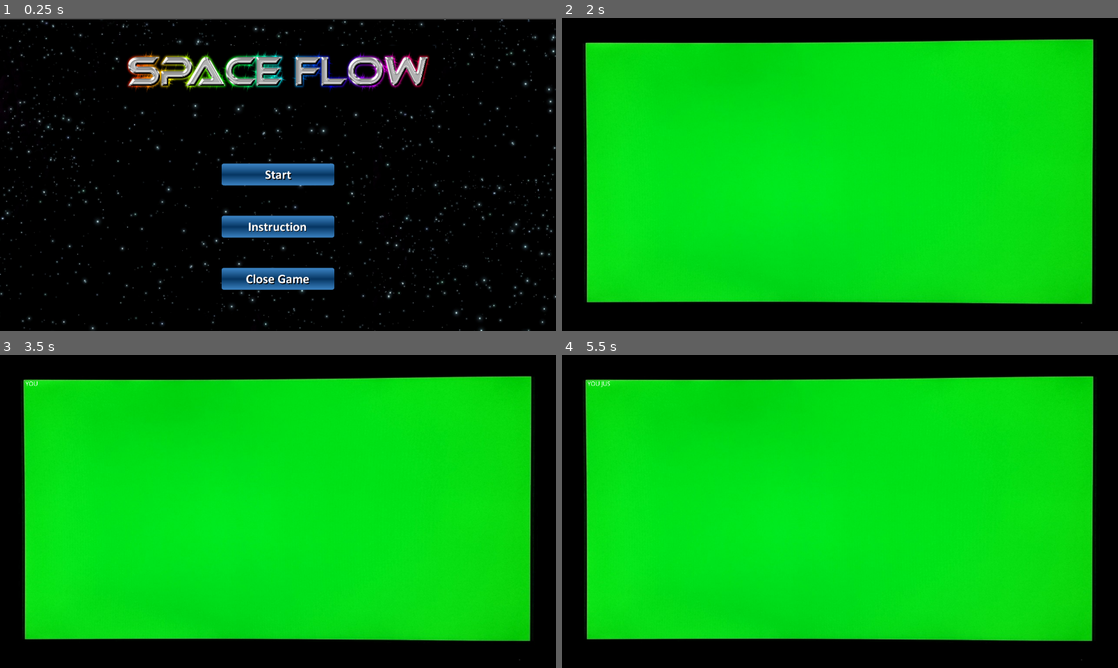
Above: before the commit, frames 1-4 (two rows, left to right).
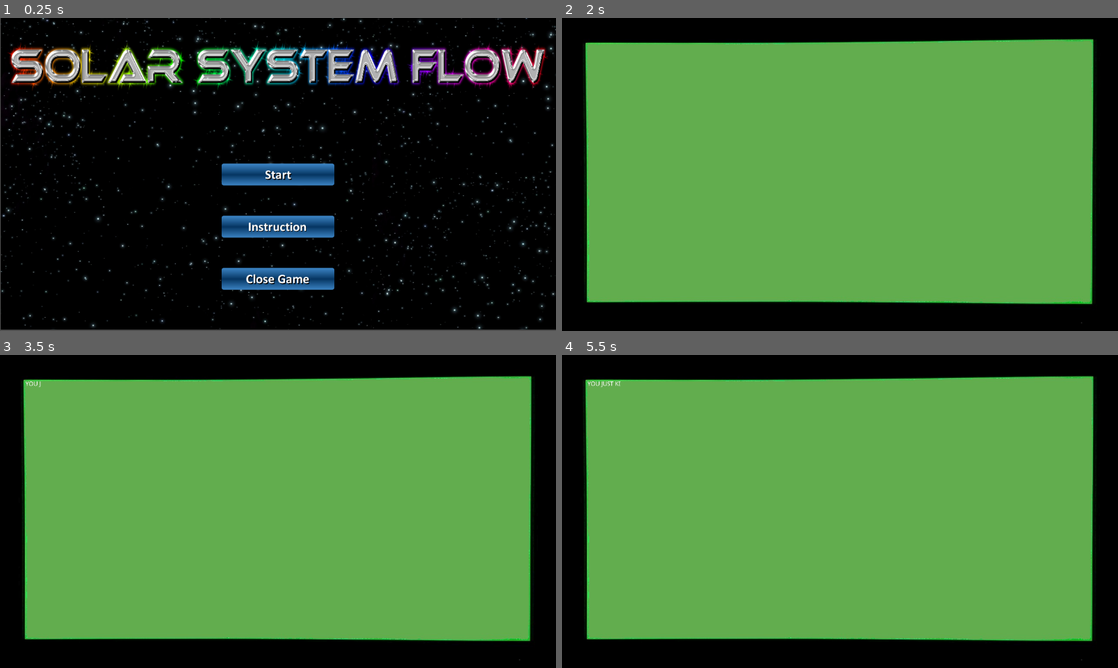
Above: after the commit, the same moments.

Repository: kurczak500/spaceFlow
Game: Godot game, scene res://Root.tscn
Same seed, same stepped clock (60 frames per second), same inputs: the game is played once before the commit and once after it.
Inputs (mouse positions are in pixels of both pictures, inside the frame that each line leads up to):
- Up to frame 1 (0.25 s): no input
- Up to frame 2 (2 s): tap Enter at 0.5 s; move the mouse to (962, 158) at 0.52 s; hold Right (ui_right) 0.53-1.25 s; click (962, 158) at 0.67 s; tap Space at 1.25 s; drag from (728, 190) to (812, 237) at 1.27 s
- Up to frame 3 (3.5 s): move the mouse to (333, 442) at 2.02 s; hold Right (ui_right) 2.03-2.75 s; click (333, 442) at 2.17 s; tap Enter at 2.75 s; drag from (250, 574) to (111, 464) at 2.77 s
- Up to frame 4 (5.5 s): move the mouse to (1006, 558) at 3.52 s; hold Left (ui_left) 3.53-4.25 s; click (1006, 558) at 3.67 s; tap Space at 4.25 s; drag from (673, 464) to (756, 433) at 4.27 s; tap Enter at 5 s; move the mouse to (867, 511) at 5.02 s; hold Down (ui_down) from 5.03 s (still down); click (867, 511) at 5.17 s

The runs differ from the first frame. In frame 1, 14% of the frame differs, in the area x 0-100%, y 0-100%; in frame 2, 75%, in the area x 4-96%, y 7-92%; in frame 3, 75%; in frame 4, 75%.

Commit message:
masa zmian

Diff:
--- a/Asteroid.gd
+++ b/Asteroid.gd
@@ -1,22 +1,19 @@
 extends Node2D
 
-var asteroids = ["SmallAsteroid", "MediumAsteroid", "BigAsteroid"]
 var velocity = Vector2(0, 0)
 
 var STARTX = 1400
 var SIZEY = 720
+var REMOVE = -100
 
 onready var player = get_node("..//Player")
 
 func _ready():
-	randomize()
 	position = Vector2(STARTX, randi()%SIZEY)
 
-func Init(asteroid):
-	var node_object = get_node(asteroids[asteroid]).show()
+func _process(delta):
+	velocity = Vector2(player.speed * 0.0001, 0)
+	position -= velocity
 
-func _process(delta):
-#	# Called every frame. Delta is time since last frame.
-#	# Update game logic here.
-	velocity = Vector2(player.speed * 0.1, 0)
-	position -= velocity
+	if(position.x < REMOVE):
+		self.queue_free()
--- a/Asteroid.tscn
+++ /dev/null
@@ -1,26 +0,0 @@
-[gd_scene load_steps=5 format=2]
-
-[ext_resource path="res://Asteroid.gd" type="Script" id=1]
-[ext_resource path="res://resources/mediumAsteroid.png" type="Texture" id=2]
-[ext_resource path="res://resources/smallAsteroid.png" type="Texture" id=3]
-[ext_resource path="res://resources/BigAsteroid.png" type="Texture" id=4]
-
-[node name="Asteroid" type="Node2D" index="0"]
-
-script = ExtResource( 1 )
-_sections_unfolded = [ "Visibility" ]
-
-[node name="MediumAsteroid" type="Sprite" parent="." index="0"]
-
-visible = false
-texture = ExtResource( 2 )
-
-[node name="SmallAsteroid" type="Sprite" parent="." index="1"]
-
-visible = false
-texture = ExtResource( 3 )
-
-[node name="BigAsteroid" type="Sprite" parent="." index="2"]
-
-visible = false
-texture = ExtResource( 4 )
--- /dev/null
+++ b/AsteroidArea.gd
@@ -0,0 +1,14 @@
+extends Area2D
+
+func _ready():
+	# Called when the node is added to the scene for the first time.
+	# Initialization here
+	connect("area_entered",self,"area_entered")
+
+#func _process(delta):
+#	# Called every frame. Delta is time since last frame.
+#	# Update game logic here.
+#	pass
+
+func area_entered(body):
+	print(body.get_name())
--- /dev/null
+++ b/BigAsteroid.tscn
@@ -0,0 +1,39 @@
+[gd_scene load_steps=5 format=2]
+
+[ext_resource path="res://Asteroid.gd" type="Script" id=1]
+[ext_resource path="res://resources/BigAsteroid.png" type="Texture" id=2]
+[ext_resource path="res://AsteroidArea.gd" type="Script" id=3]
+
+[sub_resource type="RectangleShape2D" id=1]
+
+custom_solver_bias = 0.0
+extents = Vector2( 10, 10 )
+
+[node name="BigAsteroid" type="Node2D" index="0"]
+
+script = ExtResource( 1 )
+_sections_unfolded = [ "Visibility" ]
+
+[node name="BigAsteroid" type="Sprite" parent="." index="0"]
+
+scale = Vector2( 0.5, 0.5 )
+texture = ExtResource( 2 )
+_sections_unfolded = [ "Transform" ]
+
+[node name="BigAsteroidArea" type="Area2D" parent="." index="1"]
+
+input_pickable = true
+gravity_vec = Vector2( 0, 1 )
+gravity = 98.0
+linear_damp = 0.1
+angular_damp = 1.0
+audio_bus_override = false
+audio_bus_name = "Master"
+script = ExtResource( 3 )
+
+[node name="BigAsteroidShape" type="CollisionShape2D" parent="BigAsteroidArea" index="0"]
+
+position = Vector2( 0.976293, -0.476028 )
+scale = Vector2( 13.9139, 13.74 )
+shape = SubResource( 1 )
+_sections_unfolded = [ "Transform" ]
--- /dev/null
+++ b/Bonus.tscn
@@ -0,0 +1,39 @@
+[gd_scene load_steps=5 format=2]
+
+[ext_resource path="res://Asteroid.gd" type="Script" id=1]
+[ext_resource path="res://resources/bonus.png" type="Texture" id=2]
+[ext_resource path="res://BonusArea.gd" type="Script" id=3]
+
+[sub_resource type="RectangleShape2D" id=1]
+
+custom_solver_bias = 0.0
+extents = Vector2( 10, 10 )
+
+[node name="Bonus" type="Node2D" index="0"]
+
+script = ExtResource( 1 )
+_sections_unfolded = [ "Visibility" ]
+
+[node name="BonusSprite" type="Sprite" parent="." index="0"]
+
+scale = Vector2( 2, 2 )
+texture = ExtResource( 2 )
+_sections_unfolded = [ "Transform" ]
+
+[node name="BonusArea" type="Area2D" parent="." index="1"]
+
+input_pickable = true
+gravity_vec = Vector2( 0, 1 )
+gravity = 98.0
+linear_damp = 0.1
+angular_damp = 1.0
+audio_bus_override = false
+audio_bus_name = "Master"
+script = ExtResource( 3 )
+
+[node name="BonusShape" type="CollisionShape2D" parent="BonusArea" index="0"]
+
+position = Vector2( 0.975719, 0.277155 )
+scale = Vector2( 5.10177, 5.10177 )
+shape = SubResource( 1 )
+_sections_unfolded = [ "Transform" ]
--- /dev/null
+++ b/BonusArea.gd
@@ -0,0 +1,14 @@
+extends Area2D
+
+func _ready():
+	# Called when the node is added to the scene for the first time.
+	# Initialization here
+	connect("area_entered",self,"area_entered")
+
+#func _process(delta):
+#	# Called every frame. Delta is time since last frame.
+#	# Update game logic here.
+#	pass
+
+func area_entered(body):
+	print(body)
--- a/Instruction.gd
+++ b/Instruction.gd
@@ -3,21 +3,25 @@
 var counter = 0
 onready var missionText = get_node("Mission")
 var currentSign = 0
-var SHOW = 30 #when show sign
+var SHOW = 20 #when show sign
 
-var tekst = """You just kidnapped new prototype spaceship near Sun.
+var text = """You just kidnapped new prototype spaceship near Sun.
+Bad news is that you lost automatic pilot and you must controll spaceship by yourself.
 This spaceship give you opportunity to leave solar system and reach new colony on Godot planet.
 This is your only chance to escape Earth. You have limited fuel so you must manage it properly.
 Spaceship isn't prepared for long travel. There is very little water and food.
 Because of that you have limited time to reach your target.
-Watch out for asteroids! Good Luck! You will need it :)"""
+Watch out for asteroids! Good Luck! You will need it :)
+
+Press ESC to go back to menu
+"""
 
 func _process(delta):
-	if(currentSign == tekst.length()):
+	if(currentSign == text.length()):
 		return
 
 	counter += 1
 	if(counter == SHOW):
-		missionText.text += tekst[currentSign].to_upper()
+		missionText.text += text[currentSign].to_upper()
 		currentSign += 1
 		counter = 0
--- a/Life.tscn
+++ b/Life.tscn
@@ -4,6 +4,9 @@
 [ext_resource path="res://resources/noLife.png" type="Texture" id=2]
 
 [node name="Life" type="Node2D" index="0"]
+
+z_index = 1
+_sections_unfolded = [ "Z Index" ]
 
 [node name="LifeIcon" type="Sprite" parent="." index="0"]
 
--- /dev/null
+++ b/MediumAsteroid.tscn
@@ -0,0 +1,40 @@
+[gd_scene load_steps=5 format=2]
+
+[ext_resource path="res://Asteroid.gd" type="Script" id=1]
+[ext_resource path="res://resources/mediumAsteroid.png" type="Texture" id=2]
+[ext_resource path="res://AsteroidArea.gd" type="Script" id=3]
+
+[sub_resource type="RectangleShape2D" id=1]
+
+custom_solver_bias = 0.0
+extents = Vector2( 10, 10 )
+
+[node name="Asteroid" type="Node2D" index="0"]
+
+script = ExtResource( 1 )
+_sections_unfolded = [ "Visibility" ]
+
+[node name="MediumAsteroid" type="Sprite" parent="." index="0"]
+
+scale = Vector2( 0.7, 0.7 )
+texture = ExtResource( 2 )
+_sections_unfolded = [ "Transform" ]
+
+[node name="MediumAsteroidArea" type="Area2D" parent="." index="1"]
+
+input_pickable = true
+gravity_vec = Vector2( 0, 0 )
+gravity = 0.0
+linear_damp = 0.1
+angular_damp = 1.0
+audio_bus_override = false
+audio_bus_name = "Master"
+script = ExtResource( 3 )
+_sections_unfolded = [ "Collision" ]
+
+[node name="MediumAsteroidShape" type="CollisionShape2D" parent="MediumAsteroidArea" index="0"]
+
+position = Vector2( 2.48315, -1.98369 )
+scale = Vector2( 13.5661, 13.9719 )
+shape = SubResource( 1 )
+_sections_unfolded = [ "Transform" ]
--- a/Player.gd
+++ b/Player.gd
@@ -11,10 +11,12 @@
 #vars
 var velocity = Vector2(ZERO, 0.0)
 var lifes = 0
-var thrust = 0
-var fuel = 0
-var distance = 0
-var speed = 0
+var thrust = 0.0
+var fuel = 0.0
+var distance = 0.0
+var speed = 0.0
+
+onready var progressBar = get_node("..//ProgressBarNode//ProgressBar")
 
 func _ready():
 	# Called when the node is added to the scene for the first time.
@@ -27,8 +29,19 @@
 	position += velocity
 	AcceptPosition()
 
-	#speed += thrust
+	if(fuel <= 0.0):
+		fuel = 0.0
+		thrust = 0.0
+
+	progressBar.value = fuel
+	speed += thrust
+	if(speed < 0.0):
+		speed = 0.0
+
 	distance += speed
+
+	if(thrust > 0.0):
+		fuel -= (thrust/1000.0)
 
 	if(DEBUG):
 		print("position " + String(position))
@@ -40,12 +53,10 @@
 func _process(delta):
 	if Input.is_action_pressed("ui_right"): #prawo - zwiekszamy thrust
 		if(thrust < 100):
-			thrust += 1
-
+			thrust += 0.5
 	if Input.is_action_pressed("ui_left"): #lewo - zmniejszamy thrust
-		speed += 1
-		if(thrust > 0):
-			thrust -= 1
+		if(thrust > -100):
+			thrust -= 0.5
 	if Input.is_action_pressed("ui_up"): #gora - przesuwamy w gore
 		velocity -= Vector2(ZERO, VERTICALLY_SPEED)
 	if Input.is_action_pressed("ui_down"): #dol - przesuwamy w dol
--- a/Player.tscn
+++ b/Player.tscn
@@ -1,14 +1,40 @@
-[gd_scene load_steps=3 format=2]
+[gd_scene load_steps=5 format=2]
 
 [ext_resource path="res://Player.gd" type="Script" id=1]
 [ext_resource path="res://resources/spaceship.png" type="Texture" id=2]
+[ext_resource path="res://PlayerArea.gd" type="Script" id=3]
+
+[sub_resource type="RectangleShape2D" id=1]
+
+custom_solver_bias = 0.0
+extents = Vector2( 10, 10 )
 
 [node name="Player" type="Node2D" index="0"]
 
+z_index = 2
 script = ExtResource( 1 )
+_sections_unfolded = [ "Material", "Visibility", "Z Index" ]
 
 [node name="Spaceship" type="Sprite" parent="." index="0"]
 
 rotation = 1.5708
+scale = Vector2( 0.5, 0.5 )
 texture = ExtResource( 2 )
 _sections_unfolded = [ "Transform" ]
+
+[node name="PlayerArea" type="Area2D" parent="." index="1"]
+
+input_pickable = true
+gravity_vec = Vector2( 0, 1 )
+gravity = 98.0
+linear_damp = 0.1
+angular_damp = 1.0
+audio_bus_override = false
+audio_bus_name = "Master"
+script = ExtResource( 3 )
+
+[node name="PlayerShape" type="CollisionShape2D" parent="PlayerArea" index="0"]
+
+position = Vector2( 1.52466, -1.22961 )
+scale = Vector2( 6.56685, 3.71038 )
+shape = SubResource( 1 )
--- /dev/null
+++ b/PlayerArea.gd
@@ -0,0 +1,35 @@
+extends Area2D
+
+func _ready():
+	# Called when the node is added to the scene for the first time.
+	# Initialization here
+	connect("area_entered",self,"area_entered")
+
+func area_entered(body):
+	print(body.get_name())
+	if "Asteroid" in body.get_name():
+		var player = get_node("..//..//Player")
+		player.lifes -= 1
+		var root = get_node("..//..//..//Game")
+		root.RemoveLife()
+
+		body.queue_free()
+	elif("Bonus" in body.get_name()):
+		body.queue_free()
+		GetBonus()
+
+func GetBonus():
+	var player = get_node("..//..//Player")
+	var randomNumber = randi()%5
+	if(randomNumber == 0):
+		pass
+	elif(randomNumber == 1):
+		pass
+	elif(randomNumber == 2):
+		pass
+	elif(randomNumber == 3):
+		pass
+	elif(randomNumber == 4):
+		pass
+	elif(randomNumber == 5): #todo nwm czy bedzie czy wywalic
+		pass
--- a/resources/ProgressBar.tscn
+++ b/ProgressBar.tscn
@@ -1,6 +1,9 @@
 [gd_scene format=2]
 
-[node name="Node2D" type="Node2D" index="0"]
+[node name="ProgressBarNode" type="Node2D" index="0"]
+
+z_index = 1
+_sections_unfolded = [ "Material", "Visibility", "Z Index" ]
 
 [node name="ProgressBar" type="ProgressBar" parent="." index="0"]
 
@@ -18,10 +21,10 @@
 size_flags_vertical = 0
 min_value = 0.0
 max_value = 100.0
-step = 1.0
+step = 0.1
 page = 0.0
 value = 100.0
 exp_edit = false
 rounded = false
 percent_visible = true
-_sections_unfolded = [ "Theme" ]
+_sections_unfolded = [ "Material", "Percent", "Theme", "Visibility" ]
--- a/Root.tscn
+++ b/Root.tscn
@@ -5,7 +5,7 @@
 [ext_resource path="res://resources/button_start.png" type="Texture" id=3]
 [ext_resource path="res://resources/button_instruction.png" type="Texture" id=4]
 [ext_resource path="res://resources/button_close-game.png" type="Texture" id=5]
-[ext_resource path="res://resources/logo.png" type="Texture" id=6]
+[ext_resource path="res://resources/gameLogo.png" type="Texture" id=6]
 
 [node name="Root" type="Node" index="0"]
 
@@ -15,9 +15,9 @@
 
 [node name="Background" type="Sprite" parent="Game" index="0"]
 
-position = Vector2( 643.121, 363.296 )
-scale = Vector2( 1.00626, 1.00007 )
+position = Vector2( 641.507, 356.985 )
 texture = ExtResource( 2 )
+_sections_unfolded = [ "Transform", "Z Index" ]
 
 [node name="Start" type="Sprite" parent="Game" index="1"]
 
@@ -39,7 +39,36 @@
 
 [node name="Title" type="Sprite" parent="Game" index="4"]
 
-position = Vector2( 640, 130 )
-scale = Vector2( 1.07489, 1.29711 )
+position = Vector2( 640, 119.318 )
+scale = Vector2( 1.07489, 1.50657 )
 texture = ExtResource( 6 )
 _sections_unfolded = [ "Transform" ]
+
+[node name="GameOver" type="RichTextLabel" parent="." index="1"]
+
+visible = false
+anchor_left = 0.0
+anchor_top = 0.0
+anchor_right = 0.0
+anchor_bottom = 0.0
+margin_left = 372.0
+margin_top = 309.0
+margin_right = 412.0
+margin_bottom = 349.0
+rect_pivot_offset = Vector2( 0, 0 )
+rect_clip_content = true
+mouse_filter = 0
+mouse_default_cursor_shape = 0
+size_flags_horizontal = 1
+size_flags_vertical = 1
+bbcode_enabled = false
+bbcode_text = ""
+visible_characters = -1
+percent_visible = 1.0
+meta_underlined = true
+tab_size = 4
+text = ""
+scroll_active = true
+scroll_following = false
+selection_enabled = false
+override_selected_font_color = false
--- a/resources/ScoreLabel.tscn
+++ b/ScoreLabel.tscn
@@ -1,6 +1,9 @@
 [gd_scene format=2]
 
 [node name="Score" type="Node2D" index="0"]
+
+z_index = 1
+_sections_unfolded = [ "Z Index" ]
 
 [node name="ScoreLabel" type="RichTextLabel" parent="." index="0"]
 
--- /dev/null
+++ b/SmallAsteroid.tscn
@@ -0,0 +1,37 @@
+[gd_scene load_steps=5 format=2]
+
+[ext_resource path="res://Asteroid.gd" type="Script" id=1]
+[ext_resource path="res://resources/smallAsteroid.png" type="Texture" id=2]
+[ext_resource path="res://AsteroidArea.gd" type="Script" id=3]
+
+[sub_resource type="RectangleShape2D" id=1]
+
+custom_solver_bias = 0.0
+extents = Vector2( 10, 10 )
+
+[node name="Asteroid" type="Node2D" index="0"]
+
+script = ExtResource( 1 )
+_sections_unfolded = [ "Visibility" ]
+
+[node name="SmallAsteroid" type="Sprite" parent="." index="0"]
+
+texture = ExtResource( 2 )
+
+[node name="SmallAsteroidArea" type="Area2D" parent="." index="1"]
+
+input_pickable = true
+gravity_vec = Vector2( 0, 1 )
+gravity = 98.0
+linear_damp = 0.1
+angular_damp = 1.0
+audio_bus_override = false
+audio_bus_name = "Master"
+script = ExtResource( 3 )
+
+[node name="SmallAsteroidShape" type="CollisionShape2D" parent="SmallAsteroidArea" index="0"]
+
+position = Vector2( -0.531202, 0.277134 )
+scale = Vector2( 7.42073, 7.5367 )
+shape = SubResource( 1 )
+_sections_unfolded = [ "Transform" ]
--- a/UI.gd
+++ b/UI.gd
@@ -5,15 +5,18 @@
 var inInstruction = false
 
 var LIFES = 3
-var FUEL = 100
+var FUEL = 100.0
 
 var lifesIcons = []
 
-var nodesNotToRemove = ["Background", "Start", "CloseGame", "Instruction", "Title"]
+var nodesNotToRemove = ["Background", "Start", "CloseGame", "Instruction", "Title", "GameOver"]
+
+var player
 
 func _ready():
 	# Called when the node is added to the scene for the first time.
 	# Initialization here
+	randomize()
 	pass
 
 #func _process(delta):
@@ -104,6 +107,8 @@
 		get_node("Instruction").show()
 		get_node("CloseGame").show()
 
+	get_node("..//GameOver").hide()
+
 func PrepareGame():
 	for x in range(LIFES):
 		var life = load("life.tscn").instance()
@@ -111,25 +116,94 @@
 		lifesIcons.append(life)
 		add_child(life)
 
-	var player = load("Player.tscn").instance()
-	player.position = Vector2(120, 360)
+	var fuelBar = load("ProgressBar.tscn").instance()
+	fuelBar.position = Vector2(450, 20)
+	add_child(fuelBar)
+
+	print(print_tree_pretty())
+
+	player = load("Player.tscn").instance()
+	player.position = Vector2(70, 360)
 	add_child(player)
-
-	var score = load("res://resources/ScoreLabel.tscn").instance()
+	print(print_tree_pretty())
+
+	var score = load("ScoreLabel.tscn").instance()
 	score.position = Vector2(1200, 20)
 	add_child(score)
 
-	var fuelBar = load("res://resources/ProgressBar.tscn").instance()
-	fuelBar.position = Vector2(450, 20)
-	add_child(fuelBar)
-
-	var timer = Timer.new()
-	timer.connect("timeout", self, "_on_SmallAstero_timeout")
-	timer.wait_time = 3.0
-	add_child(timer)
-	timer.start()
+	var timerBigAstero = Timer.new()
+	timerBigAstero.connect("timeout", self, "_on_BigAstero_timeout")
+	timerBigAstero.wait_time = 5.0
+	add_child(timerBigAstero)
+	timerBigAstero.start()
+
+	var timerSmallAstero = Timer.new()
+	timerSmallAstero.connect("timeout", self, "_on_SmallAstero_timeout")
+	timerSmallAstero.wait_time = 2.0
+	add_child(timerSmallAstero)
+	timerSmallAstero.start()
+
+	var timerMediumAstero = Timer.new()
+	timerMediumAstero.connect("timeout", self, "_on_MediumAstero_timeout")
+	timerMediumAstero.wait_time = 3.5
+	add_child(timerMediumAstero)
+	timerMediumAstero.start()
+
+	var timerBonus = Timer.new()
+	timerBonus.connect("timeout", self, "_on_Bonus_timeout")
+	timerBonus.wait_time = 15.0
+	add_child(timerBonus)
+	timerBonus.start()
+
+func IsPlayerMoving():
+	return player.speed > 0.0
+
+func _on_BigAstero_timeout():
+	#todo jesli gracz stoi w miejscu to nie spawnowac
+	if(IsPlayerMoving()):
+		var asteroid = load("res://BigAsteroid.tscn").instance()
+		add_child(asteroid)
 
 func _on_SmallAstero_timeout():
-	var asteroid = load("res://Asteroid.tscn").instance()
-	add_child(asteroid)
-	asteroid.Init(2)
+	if(IsPlayerMoving()):
+		var asteroid = load("res://SmallAsteroid.tscn").instance()
+		add_child(asteroid)
+
+func _on_MediumAstero_timeout():
+	if(IsPlayerMoving()):
+		var asteroid = load("res://MediumAsteroid.tscn").instance()
+		add_child(asteroid)
+
+func _on_Bonus_timeout():
+	if(IsPlayerMoving()):
+		var bonus = load("res://Bonus.tscn").instance()
+		add_child(bonus)
+
+func RemoveLife():
+	if(player.lifes > 0):
+		remove_child(lifesIcons[player.lifes])
+		lifesIcons[player.lifes].queue_free()
+
+		var noLife = load("life.tscn").instance()
+		noLife.get_node("LifeIcon").hide()
+		noLife.get_node("NoLifeIcon").show()
+		noLife.position = Vector2(50 + player.lifes*100, 50)
+		lifesIcons[player.lifes] = noLife
+		add_child(noLife)
+	else:
+		GameOver()
+
+func AddLife():
+	if(player.lifes < 4):
+		remove_child(lifesIcons[player.lifes - 1])
+		lifesIcons[player.lifes - 1].queue_free()
+
+		var life = load("life.tscn").instance()
+		life.position = Vector2(50 + (player.lifes-1)*100, 50)
+		lifesIcons[player.lifes - 1] = life
+		add_child(life)
+
+func GameOver():
+	player.speed = 0.0
+	var gameOverText = get_node("..//GameOver")
+	gameOverText.show()
Not shown, changed: TODO.txt
Binary file added: resources/bonus.png
Not shown, changed: resources/bonus.png.import
Binary file added: resources/gameLogo.png
Not shown, added: resources/gameLogo.png.import
Binary file changed: resources/life.png
Binary file removed: resources/logo.png
Binary file changed: resources/monitor.jpg
Binary file changed: resources/noLife.png
Binary file changed: resources/smallAsteroid.png
